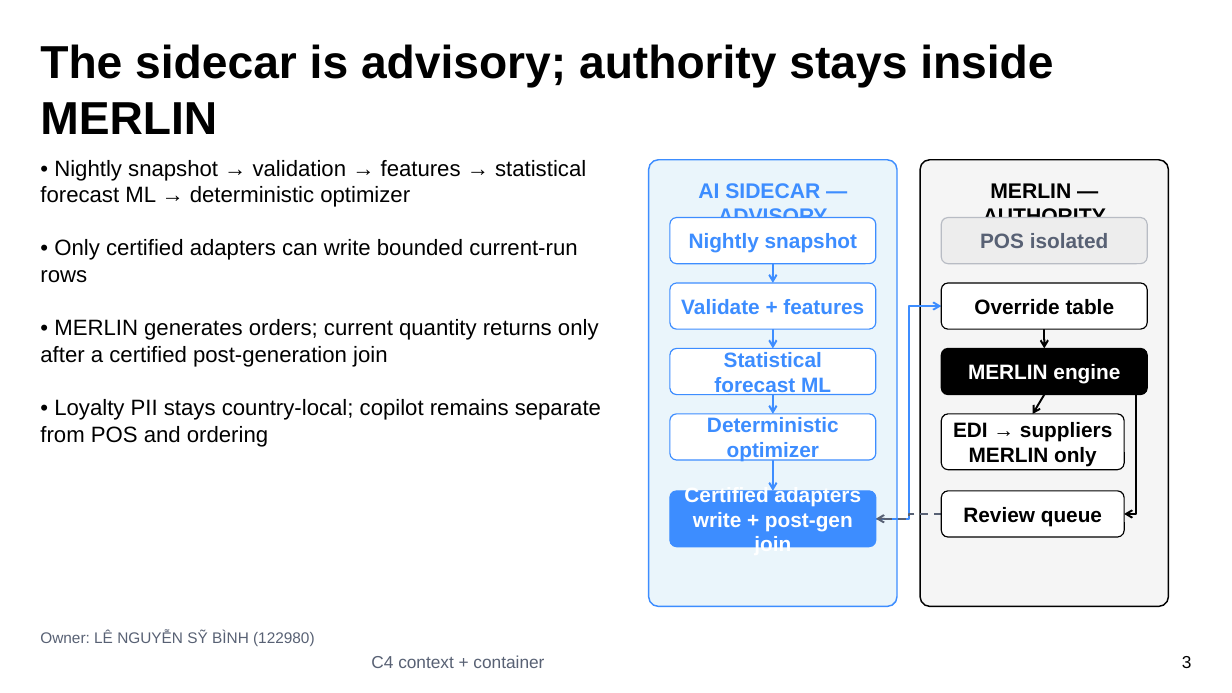
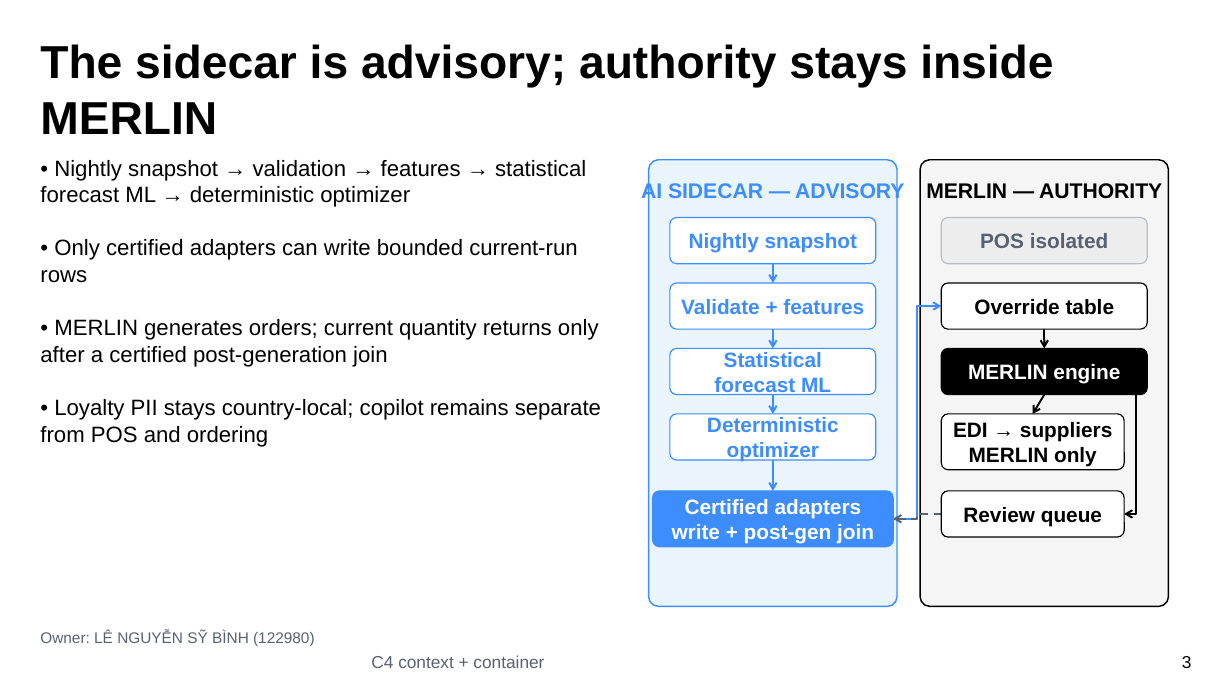
Before and after one commit to dtahoa/ai-architect-program-workshop, a slide deck: slide 3 of output/slides/Group4_VariantB_End_to_End_AI_System_Design.pptx. Drawn at 1232x693 pixels with LibreOffice and Linux fonts; fonts in the diff are those of the drawing. Boxes give left, top, right and bottom in pixels: in the first picture for what was removed or moved away, otherwise in the second. Text is boxed around its words. In the diff, an @@ line names an element or a change of style, - is before the commit and + after.

```diff
--- a/output/slides/Group4_VariantB_End_to_End_AI_System_Design.pptx
+++ b/output/slides/Group4_VariantB_End_to_End_AI_System_Design.pptx
@@ text "AI SIDECAR — ADVISORY" rewrapped from (698,183,827,218) to (641,181,904,203) @@
@@ text "MERLIN — AUTHORITY" rewrapped from (983,183,1106,218) to (926,183,1162,199) @@
@@ elbow arrow moved from (876, 518) - (942, 306) to (894, 518) - (942, 306) @@
@@ rounded rectangle "Certified adapters": place and size @@
-rounded rectangle "Certified adapters" at (670,491,876,546)
+rounded rectangle "Certified adapters" at (653,491,893,546)
@@ elbow arrow moved from (942, 514) - (876, 518) to (942, 514) - (894, 518) @@
```
Also in this commit, not shown: 4 other slides changed, 28 other files.
